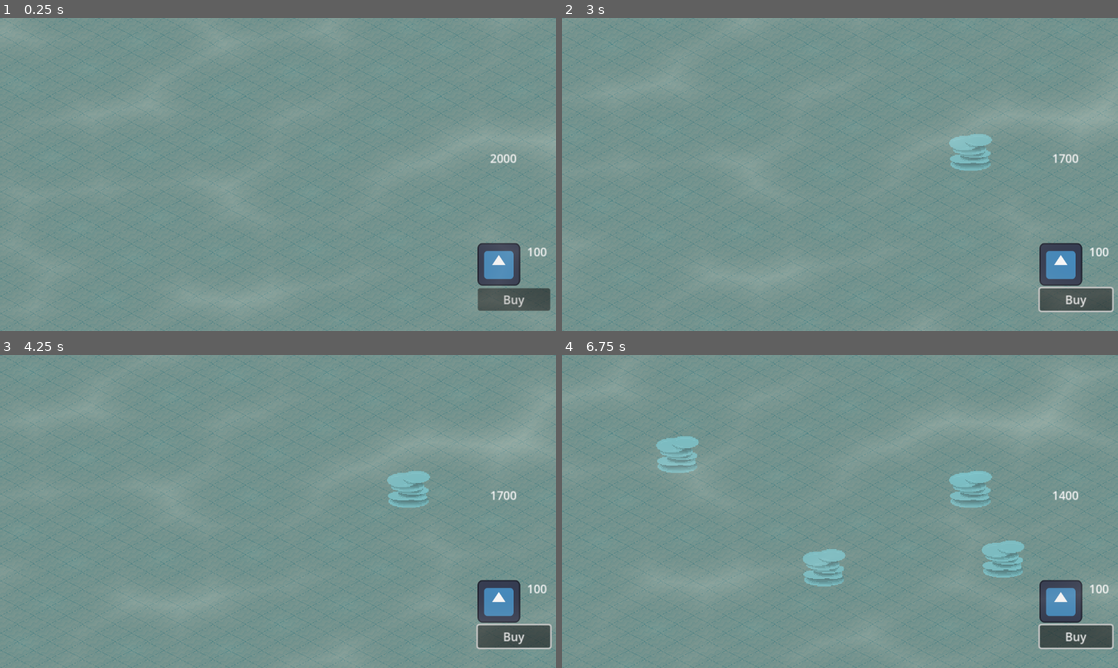
Above: before the commit, frames 1-4 (two rows, left to right).
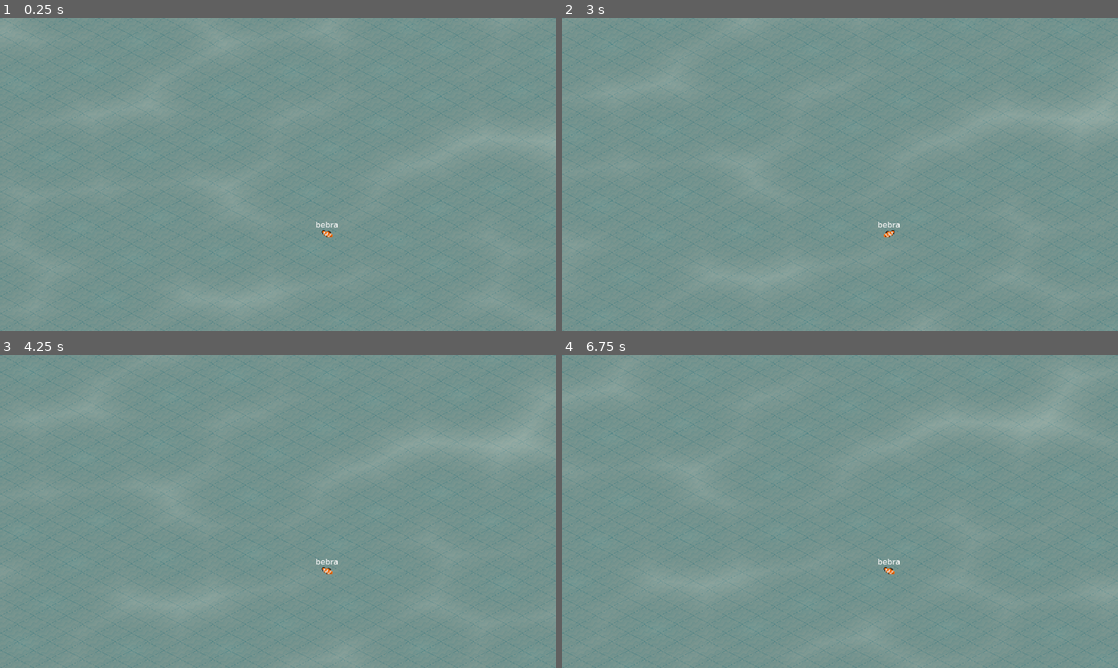
Above: after the commit, the same moments.

Repository: Bitweed/major6jam
Game: Godot game, scene res://main.tscn
Two runs of this game, one before a commit and one after it. Both use one fixed random seed, a clock stepped at 60 frames per second and the inputs below. The engine's default icon, where the game draws it, is replaced by a stand-in: a white triangle on a blue panel in a dark square.
Inputs (mouse positions are in pixels of both pictures, inside the frame that each line leads up to):
- Up to frame 1 (0.25 s): no input
- Up to frame 2 (3 s): click (1073, 299) at 0.5 s, where only the run before the commit has a clickable "Buy"; click (1073, 299) at 1.25 s, where only the run before the commit has a clickable "Buy"; click (1073, 299) at 2 s, where only the run before the commit has a clickable "Buy"; move the mouse to (962, 158) at 2.77 s; click (962, 158) at 2.92 s
- Up to frame 3 (4.25 s): move the mouse to (166, 527) at 3.52 s; click (166, 527) at 3.67 s
- Up to frame 4 (6.75 s): move the mouse to (895, 442) at 4.27 s; click (895, 442) at 4.42 s; tap Enter at 5, 6.5 s; move the mouse to (812, 574) at 5.02 s; click (812, 574) at 5.17 s; tap Space at 5.75 s; move the mouse to (1006, 558) at 5.77 s; click (1006, 558) at 5.92 s; move the mouse to (673, 464) at 6.52 s; click (673, 464) at 6.67 s

The runs differ from the first frame. In frame 1, 2.2% of the frame differs, in the area x 56-99%, y 43-94%; in frame 2, 2.9%; in frame 3, 2.9%; in frame 4, 4.6%, in the area x 16-100%, y 26-94%.

Commit message:
Shop window, fixing block place system, base for creating new blocks

Diff:
--- a/_scripts/main.gd
+++ b/_scripts/main.gd
@@ -1,12 +1,18 @@
 extends Node2D
 
 
-var block = preload("res://prefabs/buildings/coral_1.tscn")
+var shop_window = preload("res://prefabs/shop_window.tscn")
 
 func _ready():
 	GameManager.tilemap = $TileMap
 	GameManager.buildings = $Buildings
 
+	get_viewport().set_embedding_subwindows(false)
+	var draw_window = shop_window.instantiate()
+	add_child(draw_window)
+	draw_window.visible = true
+	# draw_window.position = Vector2(800, 500)
+
 
 #func _place_cell(x, y, tile_num):
 #	$TileMap.set_cell(0, Vector2i(x, y), tile_num, Vector2i(0, 0))
--- a/_scripts/block_placing.gd
+++ b/_scripts/preview_block_placing.gd
@@ -1,20 +1,27 @@
 extends Node2D
 
-var tile_num = 0
+# var tile_num = 0
+var block
 var x = 0
 var y = 0
 
 func _process(delta):
+	# following tile for mouse
 	var mouse_tile = GameManager.tilemap.local_to_map(get_global_mouse_position())
 	var local_pos = GameManager.tilemap.map_to_local(mouse_tile)
 	var world_pos = GameManager.tilemap.to_global(local_pos)
 	global_position = world_pos
 
-	x = mouse_tile.x
-	y = mouse_tile.y
+	x = world_pos.x
+	y = world_pos.y
 
 
 func _unhandled_input(event):
 	if event is InputEventMouseButton && event.pressed && event.button_index == MOUSE_BUTTON_LEFT:
-		GameManager.tilemap.set_cell(0, Vector2i(x, y), tile_num, Vector2i(0, 0))
+		# placing tile
+		# GameManager.tilemap.set_cell(0, Vector2i(x, y), tile_num, Vector2i(0, 0))
+		var new_block = block.instantiate()
+		new_block.position = Vector2(x, y)
+		GameManager.buildings.add_child(new_block)
+
 		queue_free()
--- a/_scripts/shop_item.gd
+++ b/_scripts/shop_item.gd
@@ -1,7 +1,11 @@
 extends Control
 
-var block = preload("res://prefabs/buildings/coral_1.tscn")
-@export var tile_num = 0
+@onready var preview_block = preload("res://prefabs/preview_block.tscn")
+
+# exporting parameters
+@export var preview_block_texture = Texture2D
+@export var block_to_place = preload("res://prefabs/buildings/coral.tscn")
+# @export var tile_num = 0
 @export var cost = 0
 
 func _ready():
@@ -17,7 +21,11 @@
 		shop.update_coins(shop.coins - cost)
 
 		# spawn block
-		var p = block.instantiate()
-		GameManager.buildings.add_child(p)
-		p.position = Vector2(0, 0)
-		p.tile_num = tile_num
+		var new_preview_block = preview_block.instantiate()
+		GameManager.buildings.add_child(new_preview_block)
+		new_preview_block.position = Vector2(0, 0)
+
+		# settings
+		# p.tile_num = tile_num
+		new_preview_block.get_node("texture").texture = preview_block_texture
+		new_preview_block.block = block_to_place
--- a/main.tscn
+++ b/main.tscn
@@ -7,7 +7,8 @@
 [ext_resource type="Texture2D" uid="uid://devyvdbaa3bwu" path="res://textures/coral_1.png" id="4_apym3"]
 [ext_resource type="Texture2D" uid="uid://yxfgehyneere" path="res://textures/alge.png" id="6_57dx2"]
 [ext_resource type="PackedScene" uid="uid://fi1i5geuauy1" path="res://prefabs/buildings/coral.tscn" id="6_erxr2"]
-[ext_resource type="PackedScene" uid="uid://dvi6bw1qagk5p" path="res://shop.tscn" id="9_gvday"]
+[ext_resource type="PackedScene" uid="uid://dvi6bw1qagk5p" path="res://prefabs/shop.tscn" id="9_gvday"]
+[ext_resource type="Texture2D" uid="uid://cbrikjjm6ssw6" path="res://textures/fish/clownfish.png" id="9_pe7it"]
 
 [sub_resource type="TileSetAtlasSource" id="TileSetAtlasSource_nddb5"]
 texture = ExtResource("1_aya6v")
@@ -42,6 +43,42 @@
 sources/1 = SubResource("TileSetAtlasSource_pse0s")
 sources/2 = SubResource("TileSetScenesCollectionSource_xi6xe")
 sources/5 = SubResource("TileSetAtlasSource_w8l8w")
+
+[sub_resource type="AtlasTexture" id="AtlasTexture_2jnks"]
+atlas = ExtResource("9_pe7it")
+region = Rect2(0, 0, 17, 12)
+
+[sub_resource type="AtlasTexture" id="AtlasTexture_6a0cp"]
+atlas = ExtResource("9_pe7it")
+region = Rect2(17, 0, 17, 12)
+
+[sub_resource type="AtlasTexture" id="AtlasTexture_6667t"]
+atlas = ExtResource("9_pe7it")
+region = Rect2(51, 0, 17, 12)
+
+[sub_resource type="AtlasTexture" id="AtlasTexture_cf8at"]
+atlas = ExtResource("9_pe7it")
+region = Rect2(34, 0, 17, 12)
+
+[sub_resource type="SpriteFrames" id="SpriteFrames_4b1ks"]
+animations = [{
+"frames": [{
+"duration": 1.0,
+"texture": SubResource("AtlasTexture_2jnks")
+}, {
+"duration": 1.0,
+"texture": SubResource("AtlasTexture_6a0cp")
+}, {
+"duration": 1.0,
+"texture": SubResource("AtlasTexture_6667t")
+}, {
+"duration": 1.0,
+"texture": SubResource("AtlasTexture_cf8at")
+}],
+"loop": true,
+"name": &"default",
+"speed": 5.0
+}]
 
 [node name="Main" type="Node2D"]
 script = ExtResource("1_a4ofq")
@@ -88,6 +125,7 @@
 blend_mode = 1
 
 [node name="Shop" parent="." instance=ExtResource("9_gvday")]
+visible = false
 anchors_preset = 8
 anchor_left = 0.5
 anchor_top = 0.5
@@ -99,3 +137,18 @@
 offset_bottom = 181.0
 size_flags_horizontal = 4
 size_flags_vertical = 4
+
+[node name="AnimatedSprite2D" type="AnimatedSprite2D" parent="."]
+texture_filter = 1
+position = Vector2(68, 82)
+sprite_frames = SubResource("SpriteFrames_4b1ks")
+autoplay = "default"
+frame_progress = 0.832884
+
+[node name="Label" type="Label" parent="AnimatedSprite2D"]
+offset_left = -16.0
+offset_top = -21.0
+offset_right = 65.0
+offset_bottom = 5.0
+scale = Vector2(0.69, 0.69)
+text = "bebra"
--- /dev/null
+++ b/prefabs/buildings/alge.tscn
@@ -0,0 +1,33 @@
+[gd_scene load_steps=5 format=3 uid="uid://c7haom8wggk6p"]
+
+[ext_resource type="Texture2D" uid="uid://yxfgehyneere" path="res://textures/alge.png" id="1_dw6jw"]
+
+[sub_resource type="AtlasTexture" id="AtlasTexture_goibv"]
+atlas = ExtResource("1_dw6jw")
+region = Rect2(0, 0, 45, 58)
+
+[sub_resource type="AtlasTexture" id="AtlasTexture_l0m4l"]
+atlas = ExtResource("1_dw6jw")
+region = Rect2(45, 0, 45, 58)
+
+[sub_resource type="SpriteFrames" id="SpriteFrames_qsu6a"]
+animations = [{
+"frames": [{
+"duration": 1.0,
+"texture": SubResource("AtlasTexture_goibv")
+}, {
+"duration": 1.0,
+"texture": SubResource("AtlasTexture_l0m4l")
+}],
+"loop": true,
+"name": &"default",
+"speed": 1.0
+}]
+
+[node name="alge" type="Node2D"]
+
+[node name="texture" type="AnimatedSprite2D" parent="."]
+texture_filter = 1
+sprite_frames = SubResource("SpriteFrames_qsu6a")
+autoplay = "default"
+frame_progress = 0.76081
--- a/prefabs/buildings/coral_1.tscn
+++ /dev/null
@@ -1,11 +0,0 @@
-[gd_scene load_steps=3 format=3 uid="uid://b8iiitnqvw33m"]
-
-[ext_resource type="Script" path="res://_scripts/block_placing.gd" id="1_4rxb0"]
-[ext_resource type="Texture2D" uid="uid://devyvdbaa3bwu" path="res://textures/coral_1.png" id="1_qs21k"]
-
-[node name="Coral_1" type="Node2D"]
-script = ExtResource("1_4rxb0")
-
-[node name="texture" type="Sprite2D" parent="."]
-texture_filter = 1
-texture = ExtResource("1_qs21k")
--- /dev/null
+++ b/prefabs/preview_block.tscn
@@ -0,0 +1,11 @@
+[gd_scene load_steps=3 format=3 uid="uid://b8iiitnqvw33m"]
+
+[ext_resource type="Script" path="res://_scripts/preview_block_placing.gd" id="1_u7mdb"]
+[ext_resource type="Texture2D" uid="uid://devyvdbaa3bwu" path="res://textures/coral_1.png" id="2_uy0f2"]
+
+[node name="Coral_1" type="Node2D"]
+script = ExtResource("1_u7mdb")
+
+[node name="texture" type="Sprite2D" parent="."]
+texture_filter = 1
+texture = ExtResource("2_uy0f2")
--- /dev/null
+++ b/prefabs/shop.tscn
@@ -0,0 +1,35 @@
+[gd_scene load_steps=5 format=3 uid="uid://dvi6bw1qagk5p"]
+
+[ext_resource type="Script" path="res://_scripts/shop.gd" id="1_t6vdd"]
+[ext_resource type="PackedScene" uid="uid://by8ummqdq3dpn" path="res://prefabs/shop_item.tscn" id="2_ldjfy"]
+[ext_resource type="Texture2D" uid="uid://wliry6fica54" path="res://textures/alge_preview.png" id="3_4626b"]
+[ext_resource type="PackedScene" uid="uid://c7haom8wggk6p" path="res://prefabs/buildings/alge.tscn" id="4_6l7n2"]
+
+[node name="Shop" type="Control"]
+layout_mode = 3
+anchors_preset = 15
+anchor_right = 1.0
+anchor_bottom = 1.0
+grow_horizontal = 2
+grow_vertical = 2
+script = ExtResource("1_t6vdd")
+
+[node name="Item - Coral" parent="." instance=ExtResource("2_ldjfy")]
+layout_mode = 1
+
+[node name="Coins" type="Label" parent="."]
+layout_mode = 0
+offset_left = -18.0
+offset_top = -215.0
+offset_right = 22.0
+offset_bottom = -189.0
+text = "0"
+horizontal_alignment = 1
+
+[node name="Item - Alge" parent="." instance=ExtResource("2_ldjfy")]
+layout_mode = 1
+offset_left = -141.0
+offset_right = -101.0
+preview_block_texture = ExtResource("3_4626b")
+block_to_place = ExtResource("4_6l7n2")
+cost = 32
--- a/shop.tscn
+++ b/prefabs/shop_item.tscn
@@ -1,20 +1,11 @@
-[gd_scene load_steps=4 format=3 uid="uid://dvi6bw1qagk5p"]
+[gd_scene load_steps=4 format=3 uid="uid://by8ummqdq3dpn"]
 
-[ext_resource type="Script" path="res://_scripts/shop.gd" id="1_t6vdd"]
-[ext_resource type="Script" path="res://_scripts/shop_item.gd" id="2_87rqf"]
-[ext_resource type="Texture2D" uid="uid://jxn7ntgtyvtl" path="res://icon.svg" id="2_r53ns"]
+[ext_resource type="Script" path="res://_scripts/shop_item.gd" id="1_b70br"]
+[ext_resource type="Texture2D" uid="uid://devyvdbaa3bwu" path="res://textures/coral_1.png" id="2_cs77g"]
+[ext_resource type="Texture2D" uid="uid://jxn7ntgtyvtl" path="res://icon.svg" id="3_fcwnn"]
 
-[node name="Shop" type="Control"]
+[node name="Item" type="Control"]
 layout_mode = 3
-anchors_preset = 15
-anchor_right = 1.0
-anchor_bottom = 1.0
-grow_horizontal = 2
-grow_vertical = 2
-script = ExtResource("1_t6vdd")
-
-[node name="Item" type="Control" parent="."]
-layout_mode = 1
 anchors_preset = 8
 anchor_left = 0.5
 anchor_top = 0.5
@@ -26,11 +17,11 @@
 offset_bottom = 20.0
 grow_horizontal = 2
 grow_vertical = 2
-script = ExtResource("2_87rqf")
-tile_num = 5
+script = ExtResource("1_b70br")
+preview_block_texture = ExtResource("2_cs77g")
 cost = 100
 
-[node name="Button" type="Button" parent="Item"]
+[node name="Button" type="Button" parent="."]
 layout_mode = 1
 anchors_preset = 8
 anchor_left = 0.5
@@ -46,7 +37,7 @@
 text = "Buy"
 icon_alignment = 1
 
-[node name="NameItem" type="Label" parent="Item"]
+[node name="NameItem" type="Label" parent="."]
 top_level = true
 layout_mode = 1
 anchors_preset = 8
@@ -62,12 +53,12 @@
 grow_vertical = 2
 text = "Pencil"
 
-[node name="Sprite2D" type="Sprite2D" parent="Item"]
+[node name="Sprite2D" type="Sprite2D" parent="."]
 position = Vector2(15, -37)
 scale = Vector2(0.460938, 0.460938)
-texture = ExtResource("2_r53ns")
+texture = ExtResource("3_fcwnn")
 
-[node name="Cost" type="Label" parent="Item"]
+[node name="Cost" type="Label" parent="."]
 layout_mode = 1
 anchors_preset = 8
 anchor_left = 0.5
@@ -83,13 +74,4 @@
 text = "0"
 horizontal_alignment = 1
 
-[node name="Coins" type="Label" parent="."]
-layout_mode = 0
-offset_left = -18.0
-offset_top = -215.0
-offset_right = 22.0
-offset_bottom = -189.0
-text = "0"
-horizontal_alignment = 1
-
-[connection signal="pressed" from="Item/Button" to="Item" method="_on_button_pressed"]
+[connection signal="pressed" from="Button" to="." method="_on_button_pressed"]
--- /dev/null
+++ b/prefabs/shop_window.tscn
@@ -0,0 +1,9 @@
+[gd_scene load_steps=2 format=3 uid="uid://dpqydgd0vb4vr"]
+
+[ext_resource type="PackedScene" uid="uid://dvi6bw1qagk5p" path="res://prefabs/shop.tscn" id="1_dllqh"]
+
+[node name="Window" type="Window"]
+title = "Underwater Shop"
+size = Vector2i(449, 648)
+
+[node name="Shop" parent="." instance=ExtResource("1_dllqh")]
Not shown: 1 places in main.tscn that only renumber resources
Binary file added: textures/alge_preview.png
Not shown, added: textures/alge_preview.png.import
Not shown, added: textures/fish/clownfish.png.import
